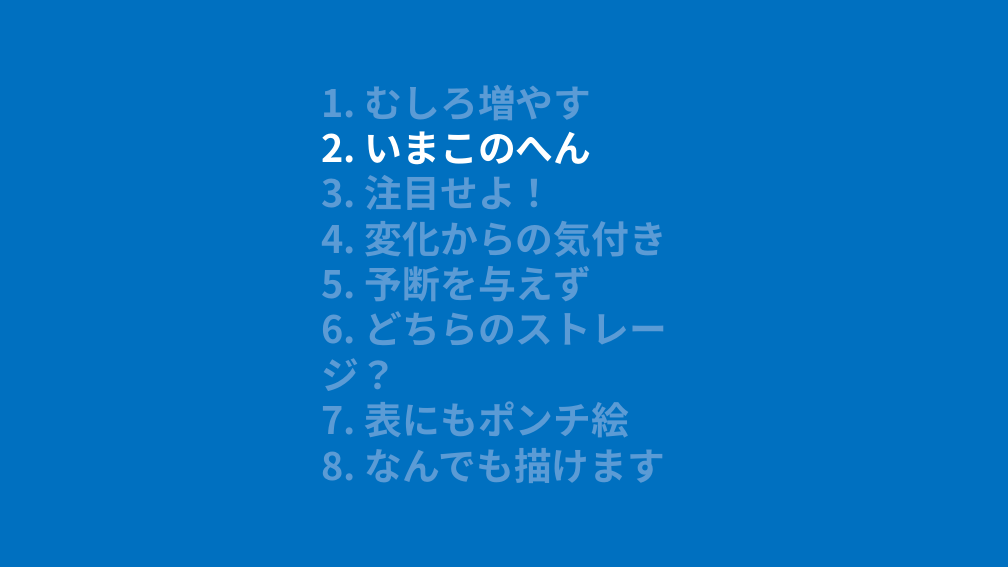
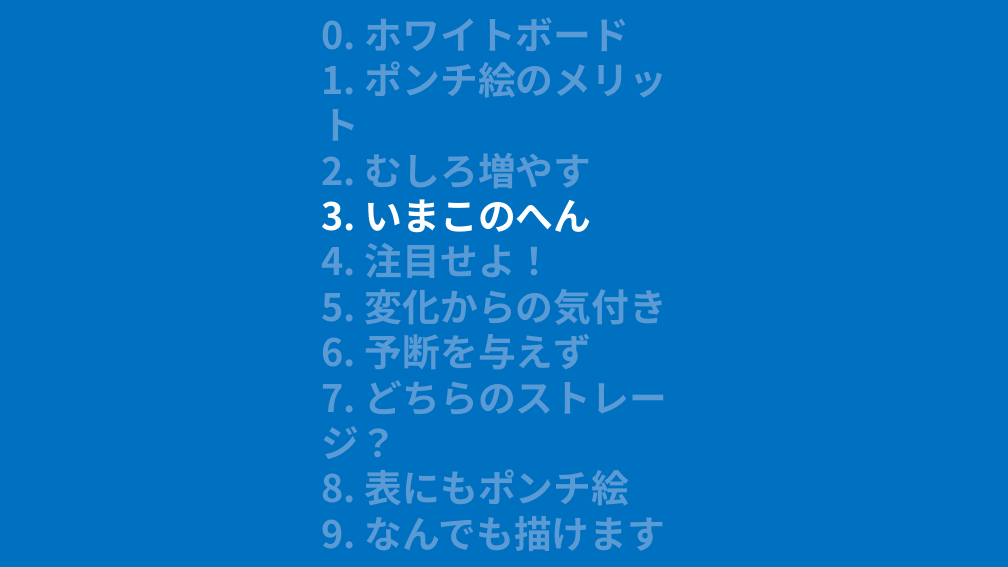
Before and after one commit to nakayama-kazuki/2021, a slide deck: slide 1 of pptx/power-punch-v2.pptx. Drawn at 1008x567 pixels with LibreOffice and Linux fonts; fonts in the diff are those of the drawing. Boxes give left, top, right and bottom in pixels: in the first picture for what was removed or moved away, otherwise in the second. Text is boxed around its words. In the diff, an @@ line names an element or a change of style, - is before the commit and + after.

Commit message:
fixed

```diff
--- a/pptx/power-punch-v2.pptx
+++ b/pptx/power-punch-v2.pptx
@@ text at [322,17,667,551]: text changed @@
-1. むしろ増やす
-2. いまこのへん
-3. 注目せよ！
-4. 変化からの気付き
-5. 予断を与えず
-6. どちらのストレージ？
-7. 表にもポンチ絵
-8. なんでも描けます
+0. ホワイトボード
+1. ポンチ絵のメリット
+2. むしろ増やす
+3. いまこのへん
+4. 注目せよ！
+5. 変化からの気付き
+6. 予断を与えず
+7. どちらのストレージ？
+8. 表にもポンチ絵
+9. なんでも描けます
```
Also in this commit, not shown: 6 other slides changed.
